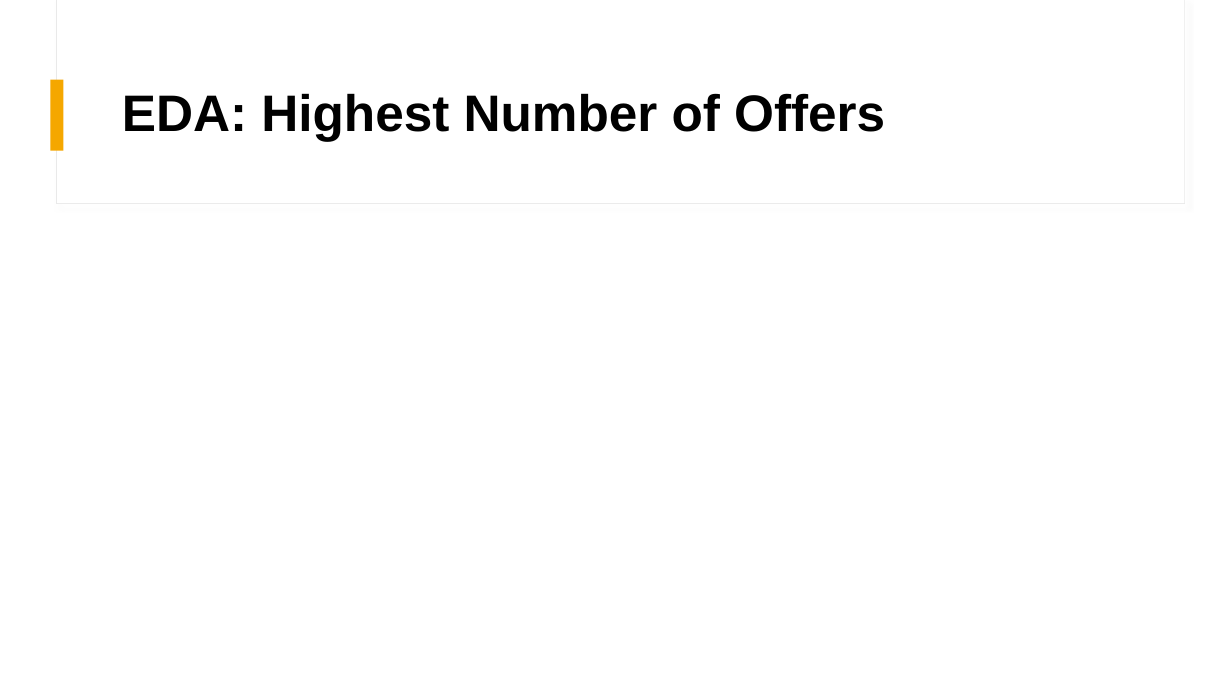
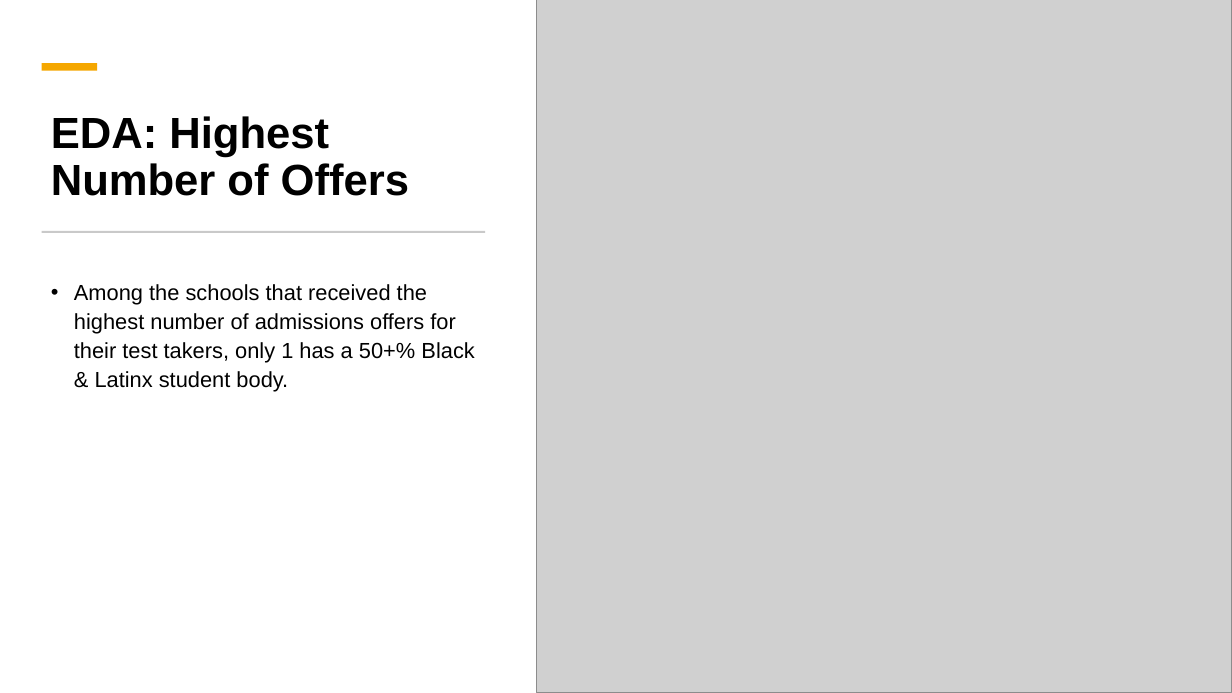
Before and after one commit to dj-m/CapstoneTwo, a slide deck: slide 12 of reports/submission/Capstone_Final_Presentation.pptx (slide 11 before the commit). Drawn at 1232x693 pixels with LibreOffice and Linux fonts; fonts in the diff are those of the drawing; grey boxes stand for pictures. Boxes give left, top, right and bottom in pixels: in the first picture for what was removed or moved away, otherwise in the second. Text is boxed around its words. In the diff, an @@ line names an element or a change of style, - is before the commit and + after.

```diff
--- a/reports/submission/Capstone_Final_Presentation.pptx
+++ b/reports/submission/Capstone_Final_Presentation.pptx
@@ rectangle added at [0,0,1232,693], fill #FFFFFF @@
@@ picture added at [536,0,1232,693] @@
@@ rectangle added at [42,63,97,70], fill #F5A700 @@
@@ rectangle removed at [51,79,64,151] @@
@@ title "EDA: Highest Number of Offers": place and size @@
-title "EDA: Highest Number of Offers" at [122,93,885,141]
+title "EDA: Highest Number of Offers" at [51,116,409,196]
@@ title "EDA: Highest Number of Offers" at [51,116,409,196]: size 40 to 34 pt; vertical alignment middle to bottom @@
@@ rectangle added at [42,231,485,233], fill #C9C9C9 @@
@@ text added at [74,284,474,391], 17 pt, text #000000 @@
+• Among the schools that received the highest number of admissions offers for their test takers, only 1 has a 50+% Black & Latinx student body.
```
Also in this commit, not shown: 7 other slides changed, 9 slides added, 8 slides removed, 2 other files.
